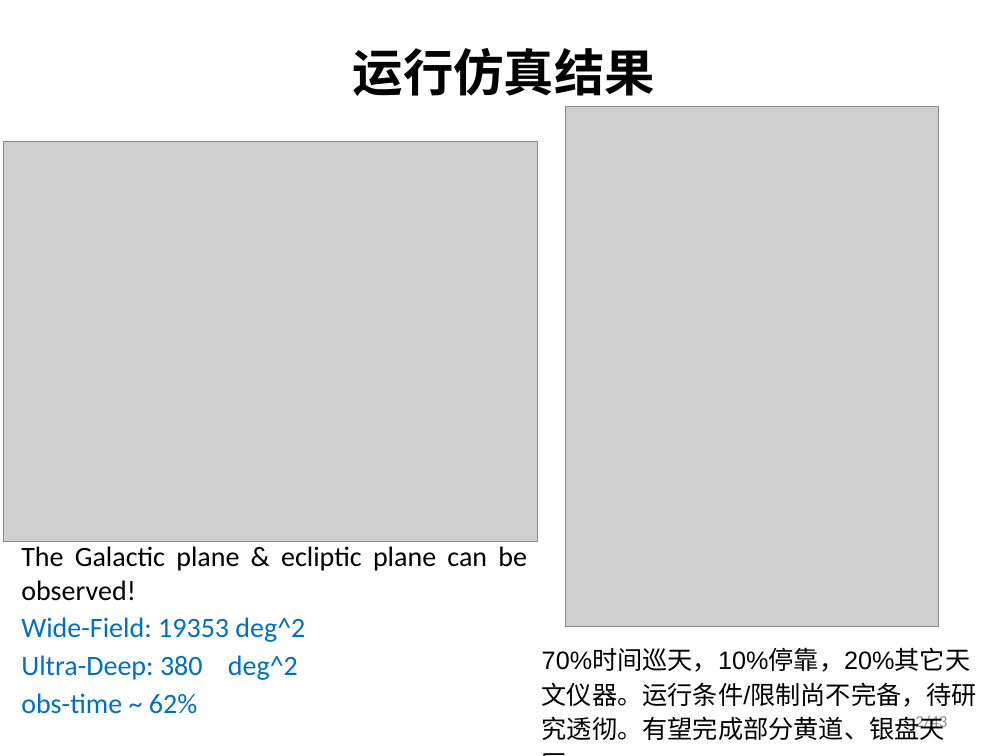
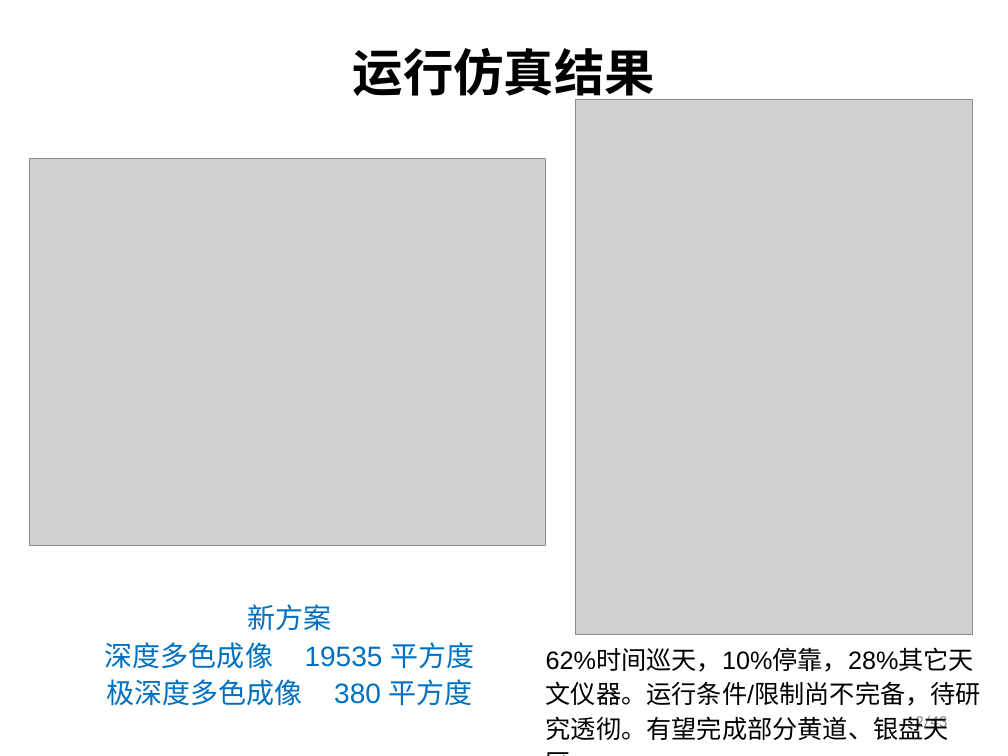
Before and after one commit to xyh-cosmo/SurveySim-doc, a slide deck: slide 2 of PPT/20181107/css-os_sims-2.pptx. Drawn at 1008x756 pixels with LibreOffice and Linux fonts; fonts in the diff are those of the drawing; grey boxes stand for pictures; background and template pictures are left out. Boxes give left, top, right and bottom in pixels: in the first picture for what was removed or moved away, otherwise in the second. Text is boxed around its words. In the diff, an @@ line names an element or a change of style, - is before the commit and + after.

```diff
--- a/PPT/20181107/css-os_sims-2.pptx
+++ b/PPT/20181107/css-os_sims-2.pptx
@@ picture: place and size @@
-picture at box(565, 107, 938, 627)
+picture at box(576, 99, 973, 634)
@@ picture: place and size @@
-picture at box(4, 142, 537, 542)
+picture at box(30, 158, 546, 545)
@@ text at box(105, 604, 474, 706): text changed; font Calibri to Arial @@
-The Galactic plane & ecliptic plane can be observed!
-Wide-Field: 19353 deg^2
-Ultra-Deep: 380 deg^2
-obs-time ~ 62%
+新方案
+深度多色成像 19535 平方度
+极深度多色成像 380 平方度
@@ text at box(546, 648, 981, 740): text changed @@
-70%时间巡天，10%停靠，20%其它天文仪器。运行条件/限制尚不完备，待研究透彻。有望完成部分黄道、银盘天区。
+62%时间巡天，10%停靠，28%其它天文仪器。运行条件/限制尚不完备，待研究透彻。有望完成部分黄道、银盘天区。
```
Also in this commit, not shown: 1 other slide changed, 3 slides added, 2 slides removed, 12 other files.
